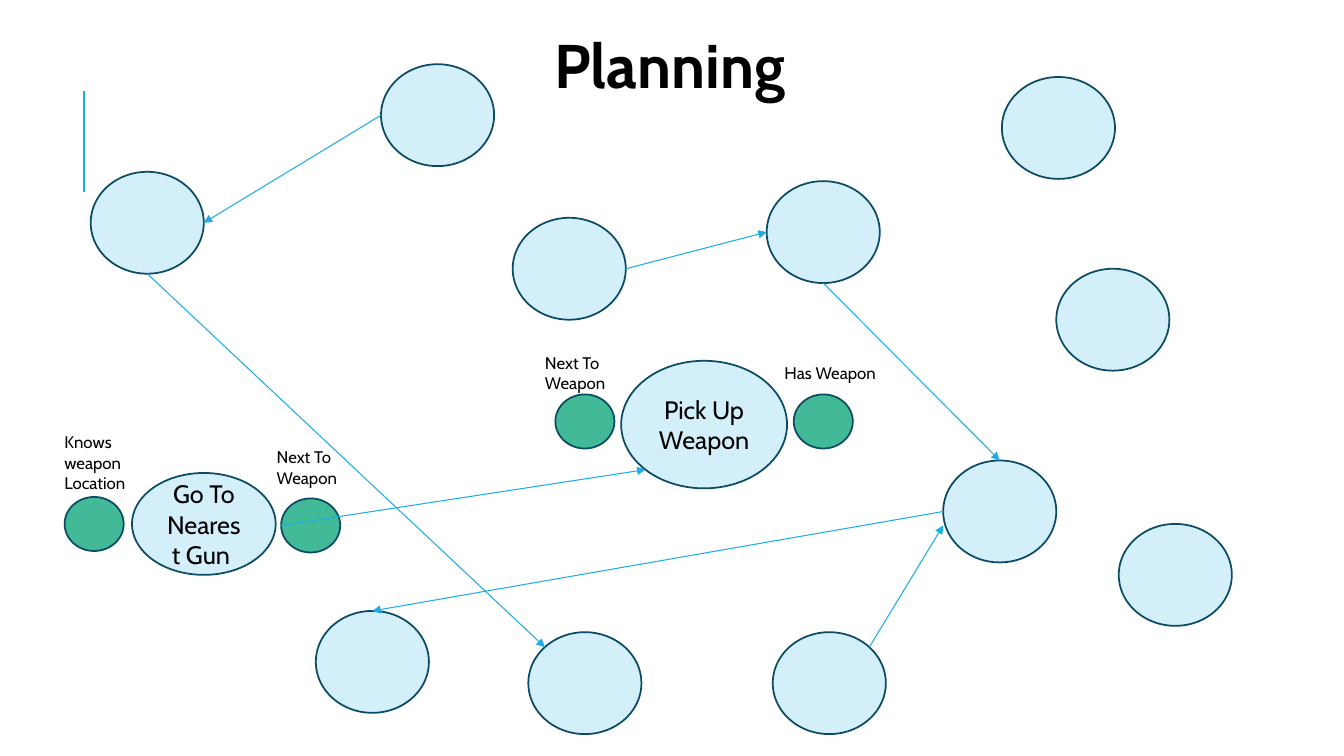
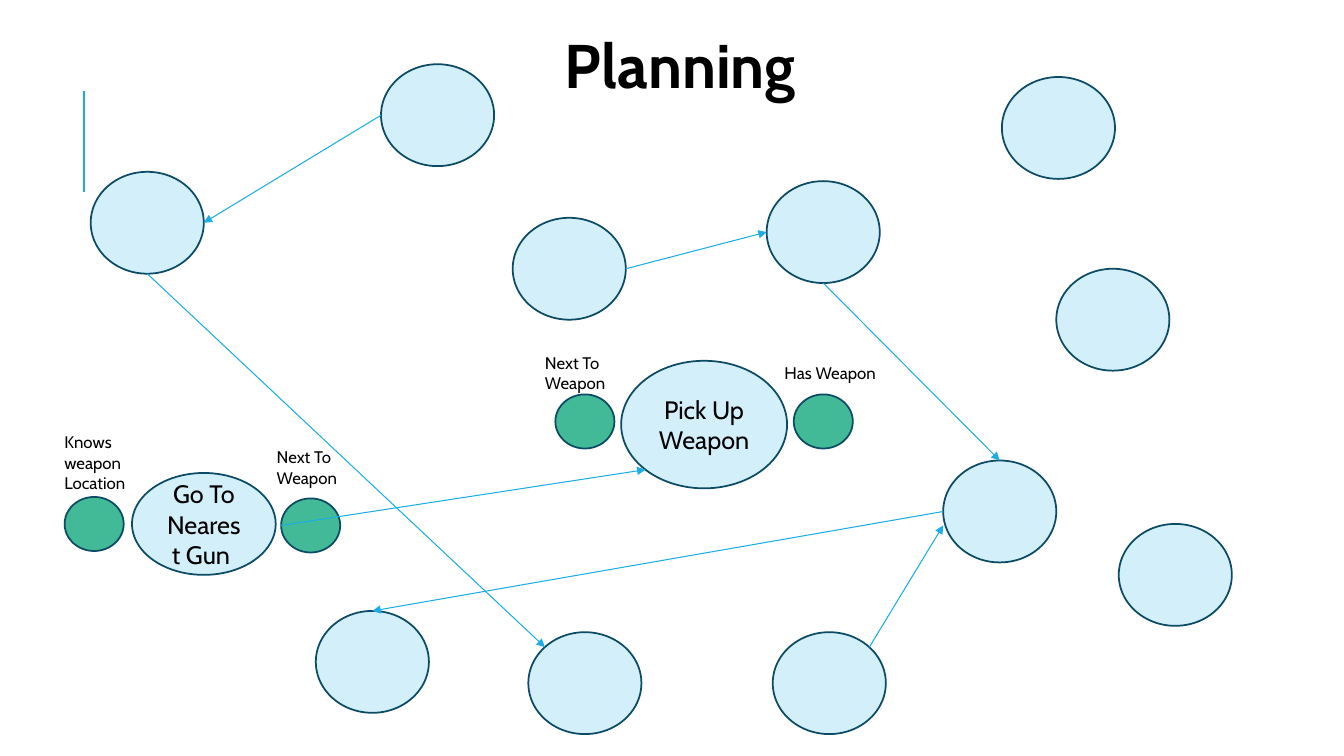
Before and after one commit to miguecrea/GOAP_RETAKE_PART_2, a slide deck: slide 12 of GPP_ZombieAI_Lozano_Miguel_2DAE10.pptx. Drawn at 1344x756 pixels with LibreOffice and Linux fonts; fonts in the diff are those of the drawing. Boxes give left, top, right and bottom in pixels: in the first picture for what was removed or moved away, otherwise in the second. Text is boxed around its words. In the diff, an @@ line names an element or a change of style, - is before the commit and + after.

```diff
--- a/GPP_ZombieAI_Lozano_Miguel_2DAE10.pptx
+++ b/GPP_ZombieAI_Lozano_Miguel_2DAE10.pptx
@@ text "Planning" moved from (x1=554, y1=41, x2=785, y2=102) to (x1=565, y1=41, x2=796, y2=102) @@
```
Also in this commit, not shown: 9 other slides changed, 3 slides added, 4 slides removed, 2 other files.
